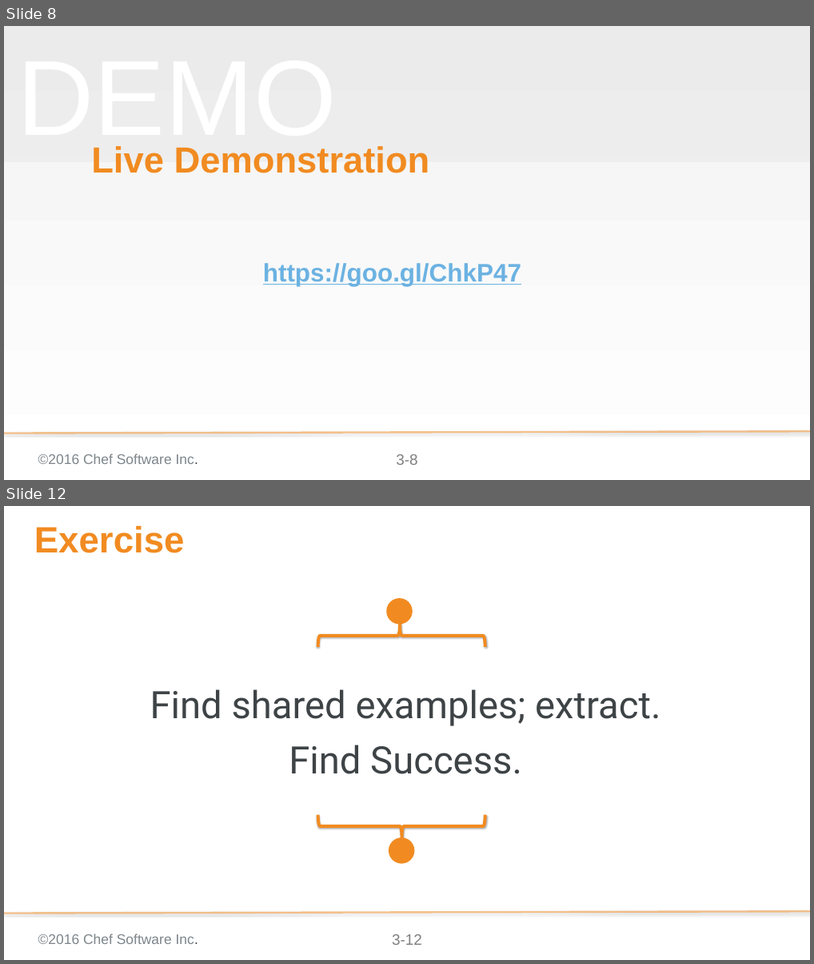
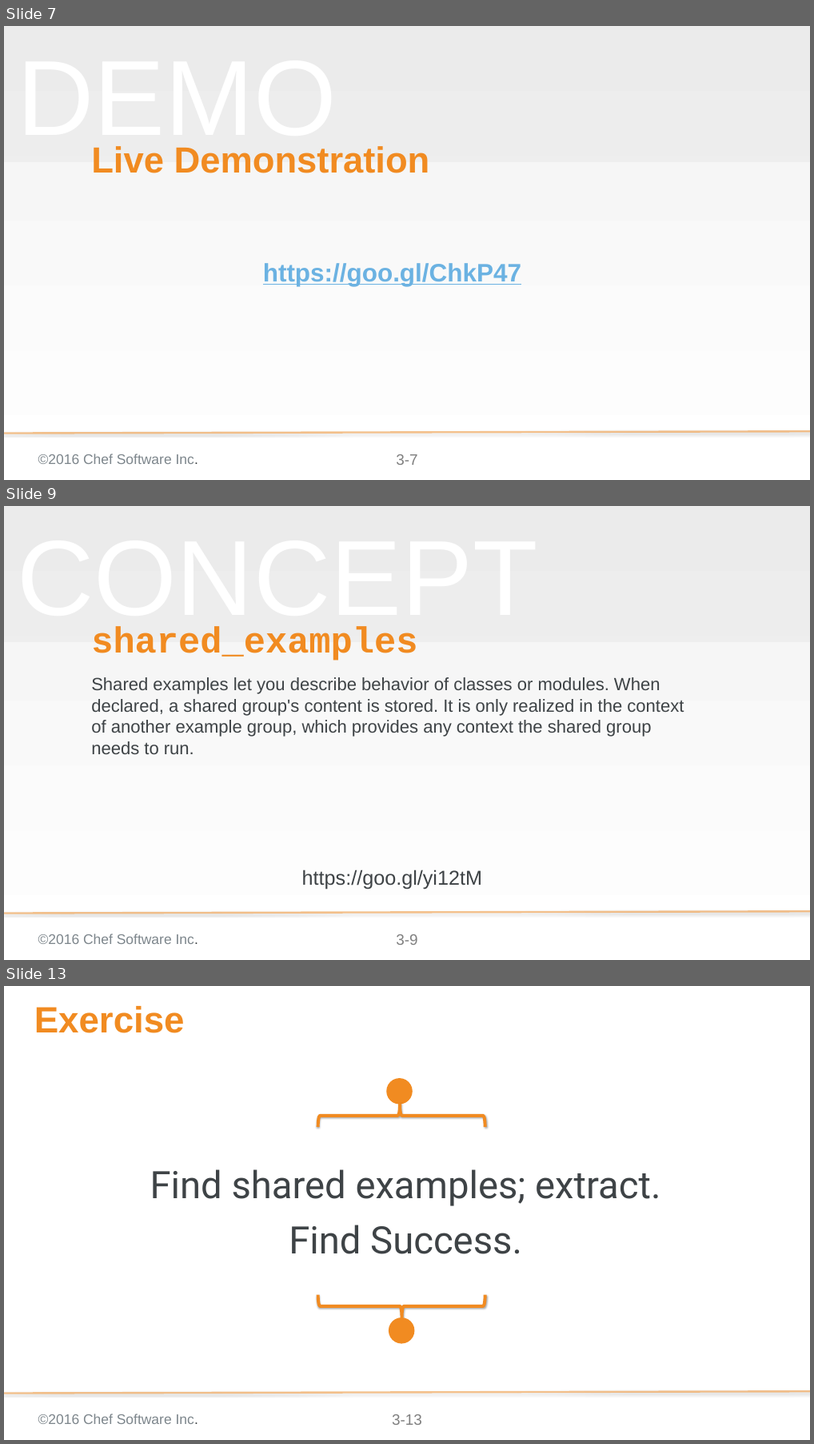
Before and after one commit to chef-training/elegant_tests, a slide deck: 04-shared_examples.pptx. Shown one above the other, each under a label of ours: slides 8 and 12 before the commit, slides 7, 9 and 13 after it; the slides between them are not shown. The pictures are 814x964 and 814x1444 pixels, drawn with LibreOffice and Linux fonts; fonts in the diff are those of the drawing; background and template pictures are left out. Boxes give left, top, right and bottom in pixels: in the first picture for what was removed or moved away, otherwise in the second. Text is boxed around its words. In the diff, an @@ line names an element or a change of style, - is before the commit and + after.

Commit message:
Second pass on all the modules to clean up presentation

```diff
--- a/04-shared_examples.pptx
+++ b/04-shared_examples.pptx
@@ slide 9 added at (4, 506, 810, 960), background gradient #F2F2F2 to #FFFFFF; not listed: 4 template elements that a slide beside it also shows @@
@@ text added at (17, 626, 538, 634), 169.3 pt, text #F2F2F2 at 50% opacity @@
+CONCEPT
@@ title added at (91, 627, 418, 660), 57.6 pt, text #F18B21, bold @@
+shared_examples
@@ subtitle added at (91, 677, 684, 754), 28 pt, text #3E4346 @@
+Shared examples let you describe behavior of classes or modules. When declared, a shared group's content is stored. It is only realized in the context of another example group, which provides any context the shared group needs to run.
@@ text added at (302, 869, 482, 888), 32 pt, text #3E4346 @@
+https://goo.gl/yi12tM
@@ what was slide 8 is now slide 7 @@
@@ page number at (396, 454, 418, 464): text changed @@
-3-8
+3-7
@@ what was slide 12 is now slide 13 @@
@@ page number at (392, 1414, 422, 1424): text changed @@
-3-12
+3-13
```
Also in this commit, not shown: 9 slides changed, 6 other files.
